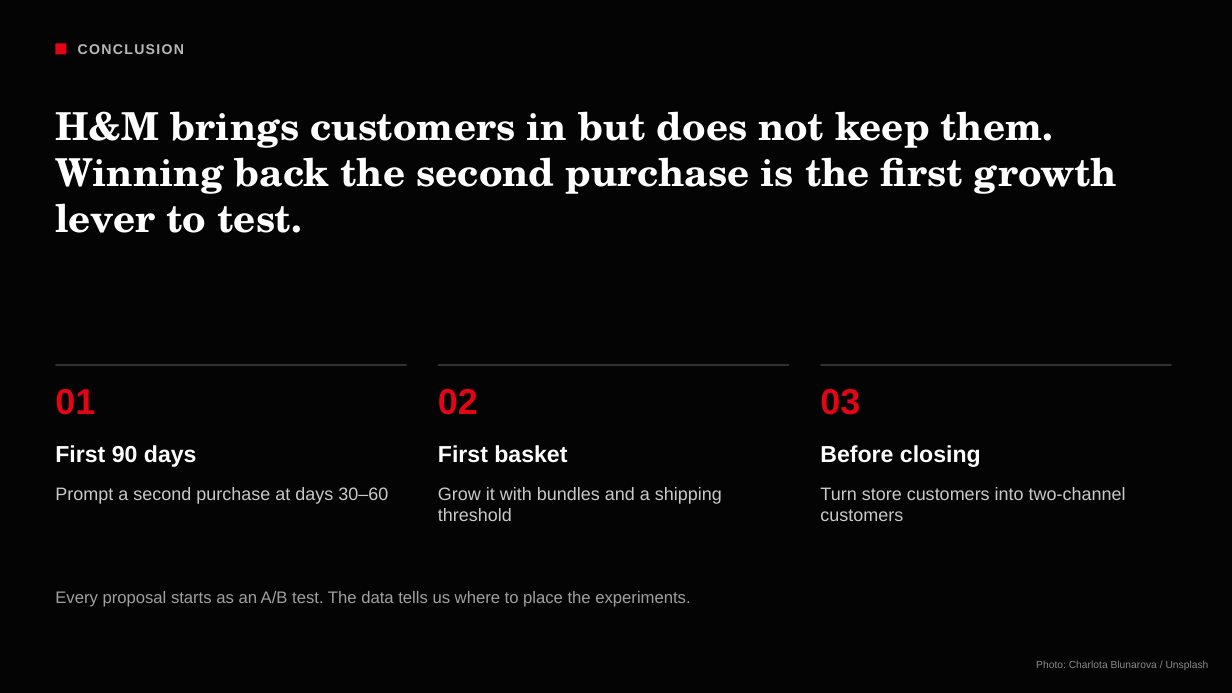
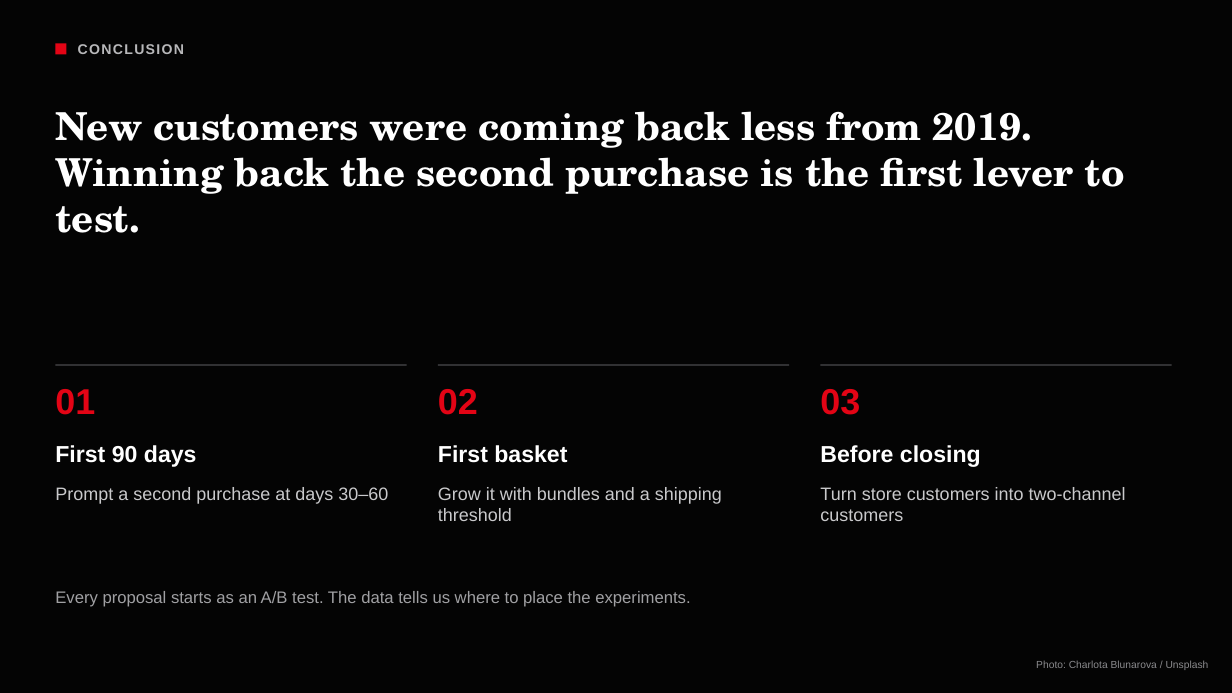
Before and after one commit to underthesun7213/social-data, a slide deck: slide 25 of presentation/hm_retention_deck_en.pptx. Drawn at 1232x693 pixels with LibreOffice and Linux fonts; fonts in the diff are those of the drawing; background and template pictures are left out. Boxes give left, top, right and bottom in pixels: in the first picture for what was removed or moved away, otherwise in the second. Text is boxed around its words. In the diff, an @@ line names an element or a change of style, - is before the commit and + after.

```diff
--- a/presentation/hm_retention_deck_en.pptx
+++ b/presentation/hm_retention_deck_en.pptx
@@ title at box(55, 111, 1124, 233): text changed @@
-H&M brings customers in but does not keep them.
-Winning back the second purchase is the first growth lever to test.
+New customers were coming back less from 2019.
+Winning back the second purchase is the first lever to test.
```
Also in this commit, not shown: 5 other slides changed, 4 other files.
